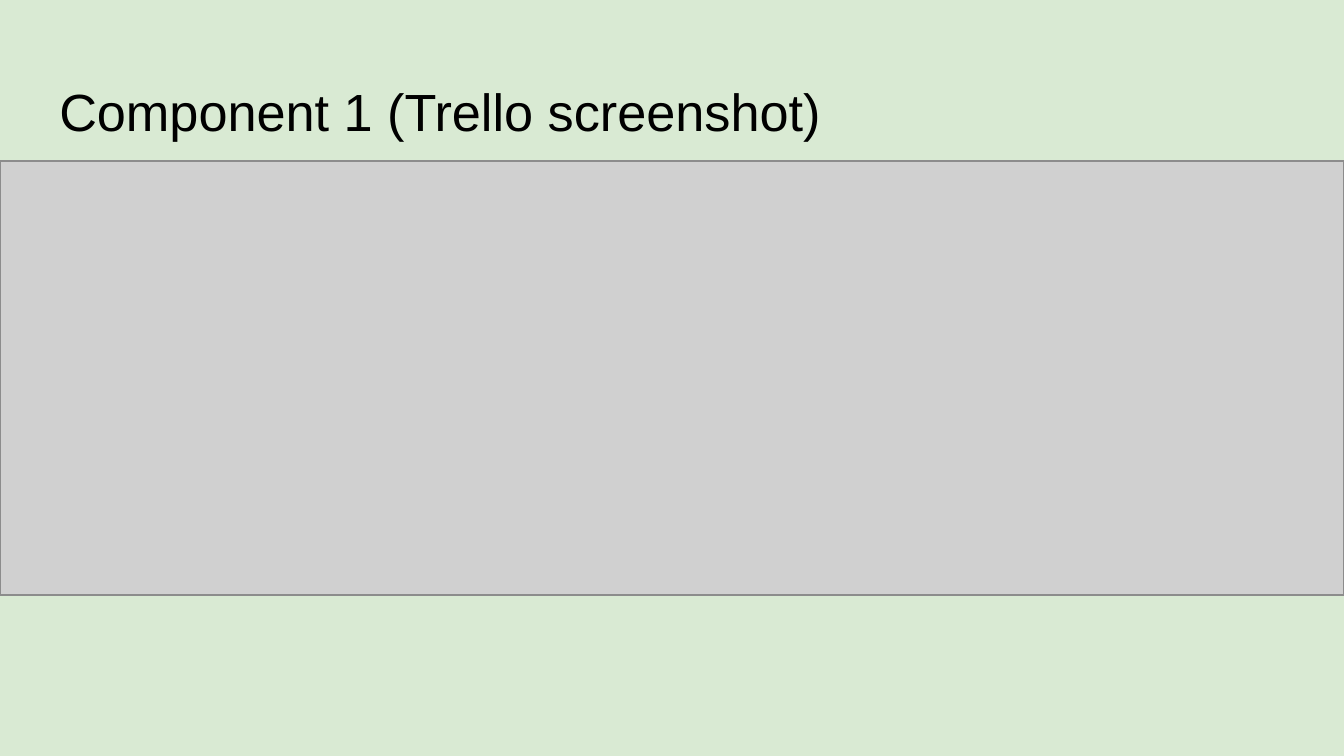
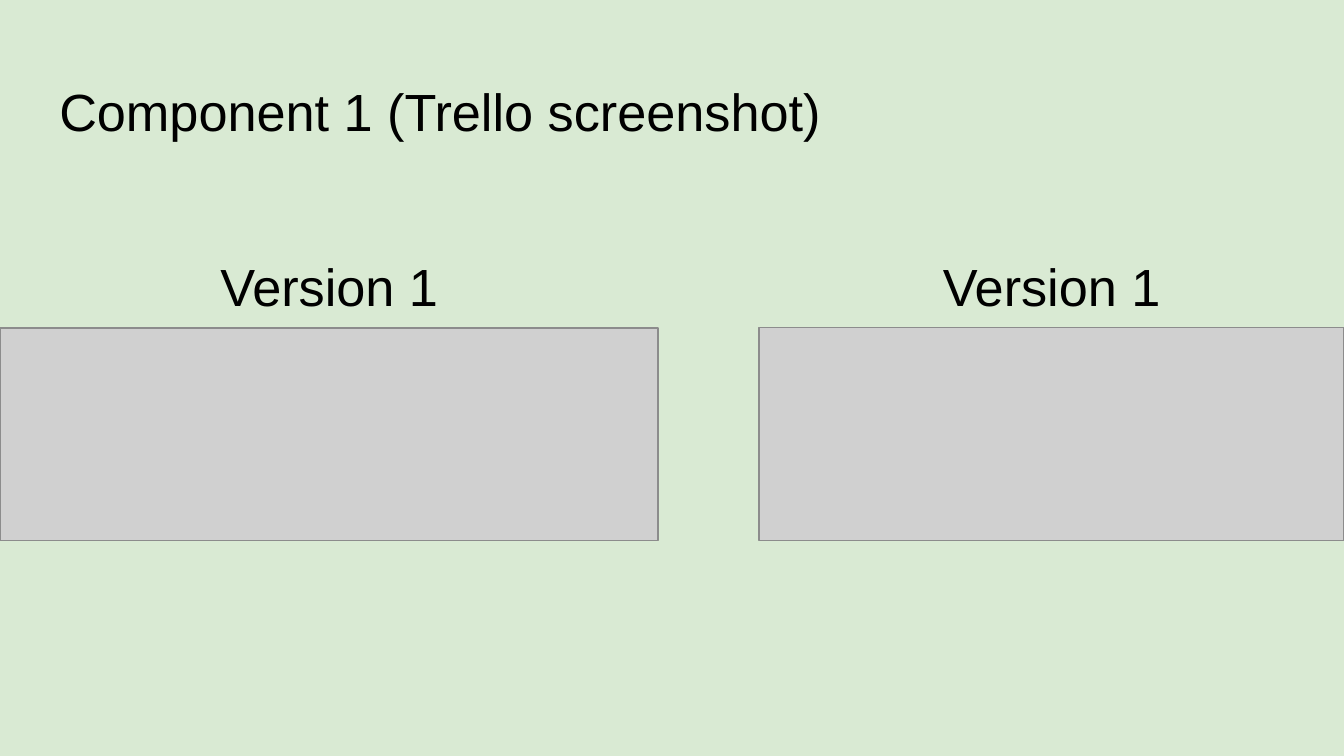
Before and after one commit to BronsonLovesCode/Pizza_Bot, a slide deck: slide 4 of 022_91893+_+91897+Documentation.pptx. Drawn at 1344x756 pixels with LibreOffice and Linux fonts; fonts in the diff are those of the drawing; grey boxes stand for pictures. Boxes give left, top, right and bottom in pixels: in the first picture for what was removed or moved away, otherwise in the second. Text is boxed around its words. In the diff, an @@ line names an element or a change of style, - is before the commit and + after.

```diff
--- a/022_91893+_+91897+Documentation.pptx
+++ b/022_91893+_+91897+Documentation.pptx
@@ text added at (x1=220, y1=268, x2=438, y2=307), 28 pt, text #000000 @@
+Version 1
@@ text added at (x1=943, y1=268, x2=1160, y2=307), 28 pt, text #000000 @@
+Version 1
@@ picture resized from (x1=0, y1=161, x2=1344, y2=595) to (x1=0, y1=328, x2=659, y2=540) @@
@@ picture added at (x1=759, y1=328, x2=1344, y2=540) @@
```
Also in this commit, not shown: 1 slide added, 5 other files.
